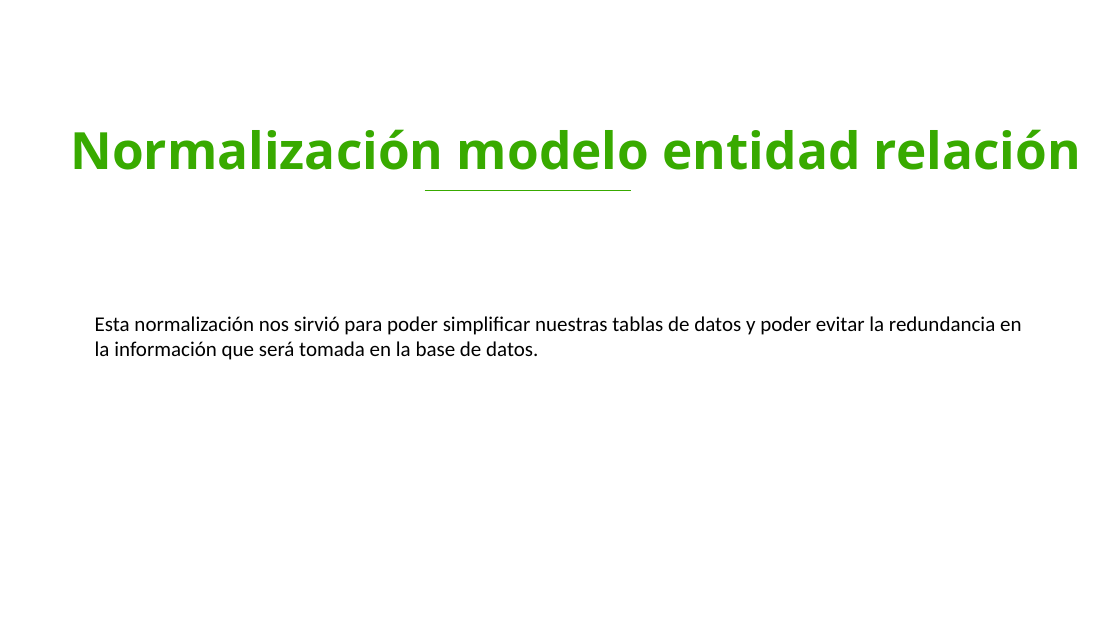
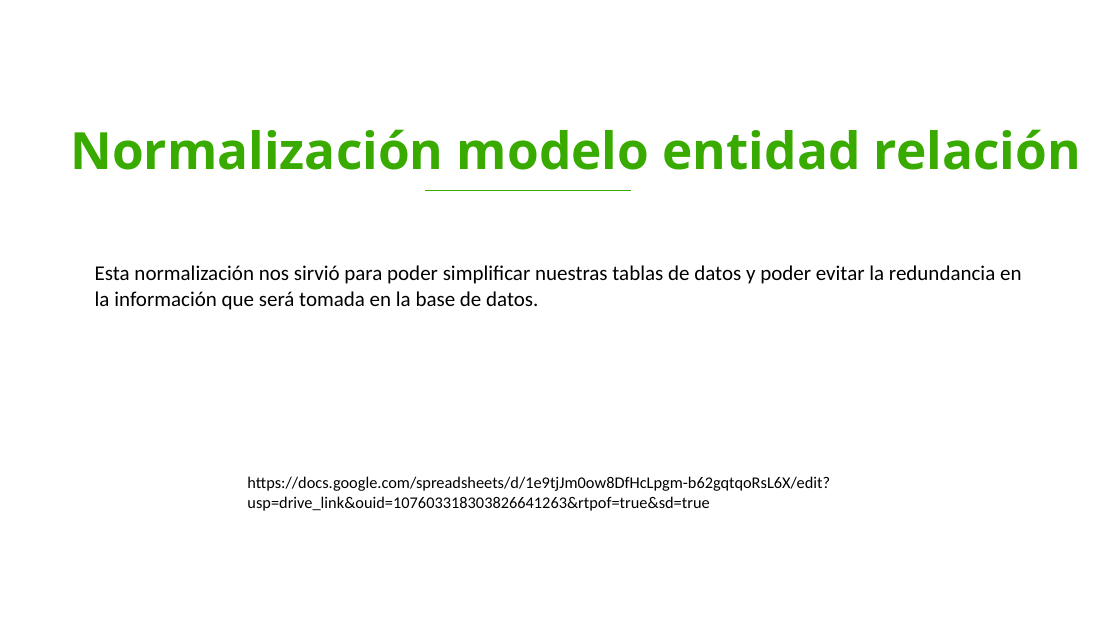
Before and after one commit to DavidV4iss/Master-Barber, a slide deck: slide 17 of PRESENTACION ENTREGABLES 2/Entregables 2.pptx (slide 16 before the commit). Drawn at 1120x630 pixels with LibreOffice and Linux fonts; fonts in the diff are those of the drawing; background and template pictures are left out. Boxes give left, top, right and bottom in pixels: in the first picture for what was removed or moved away, otherwise in the second. Text is boxed around its words. In the diff, an @@ line names an element or a change of style, - is before the commit and + after.

```diff
--- a/PRESENTACION ENTREGABLES 2/Entregables 2.pptx
+++ b/PRESENTACION ENTREGABLES 2/Entregables 2.pptx
@@ text "Esta normalización nos sirvió para ...": place and size @@
-text "Esta normalización nos sirvió para ..." at bbox=[95, 316, 1021, 360]
+text "Esta normalización nos sirvió para ..." at bbox=[95, 265, 1021, 310]
@@ text added at bbox=[247, 476, 830, 511], 14 pt, text #000000 @@
+https://docs.google.com/spreadsheets/d/1e9tjJm0ow8DfHcLpgm-b62gqtqoRsL6X/edit?usp=drive_link&ouid=107603318303826641263&rtpof=true&sd=true
```
Also in this commit, not shown: 4 other slides changed, 7 slides added, 15 slides removed.
